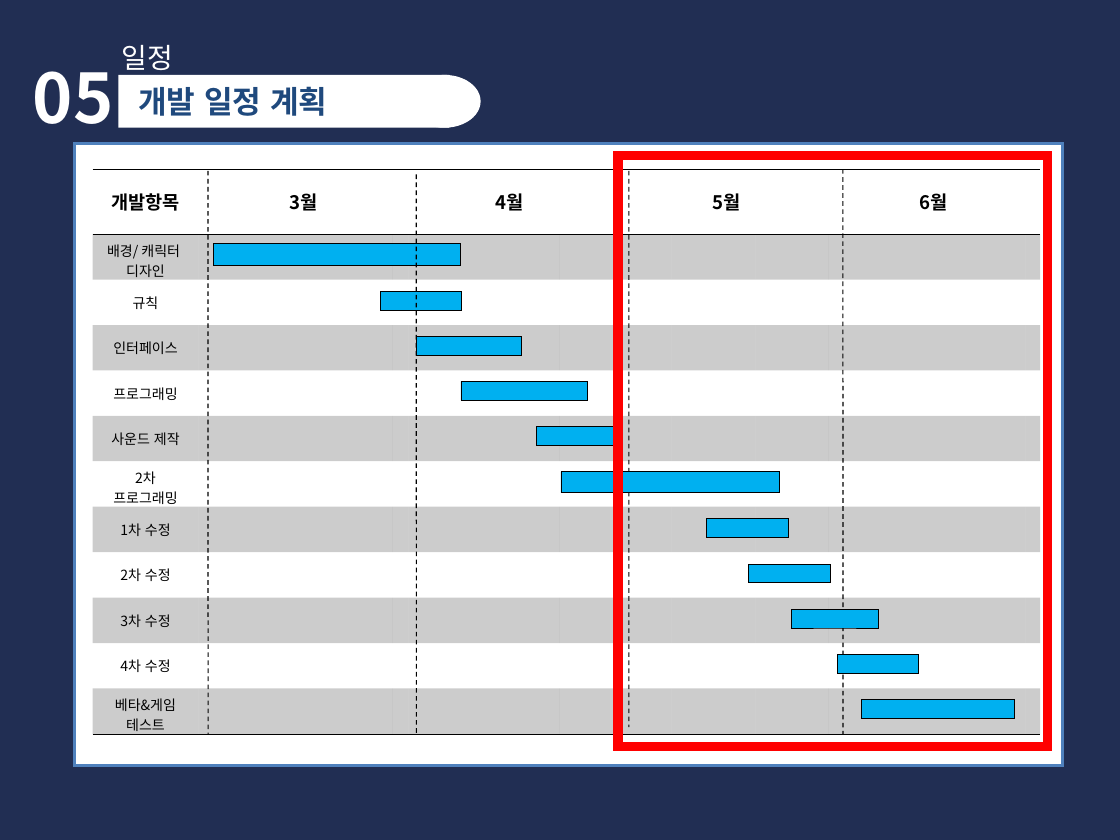
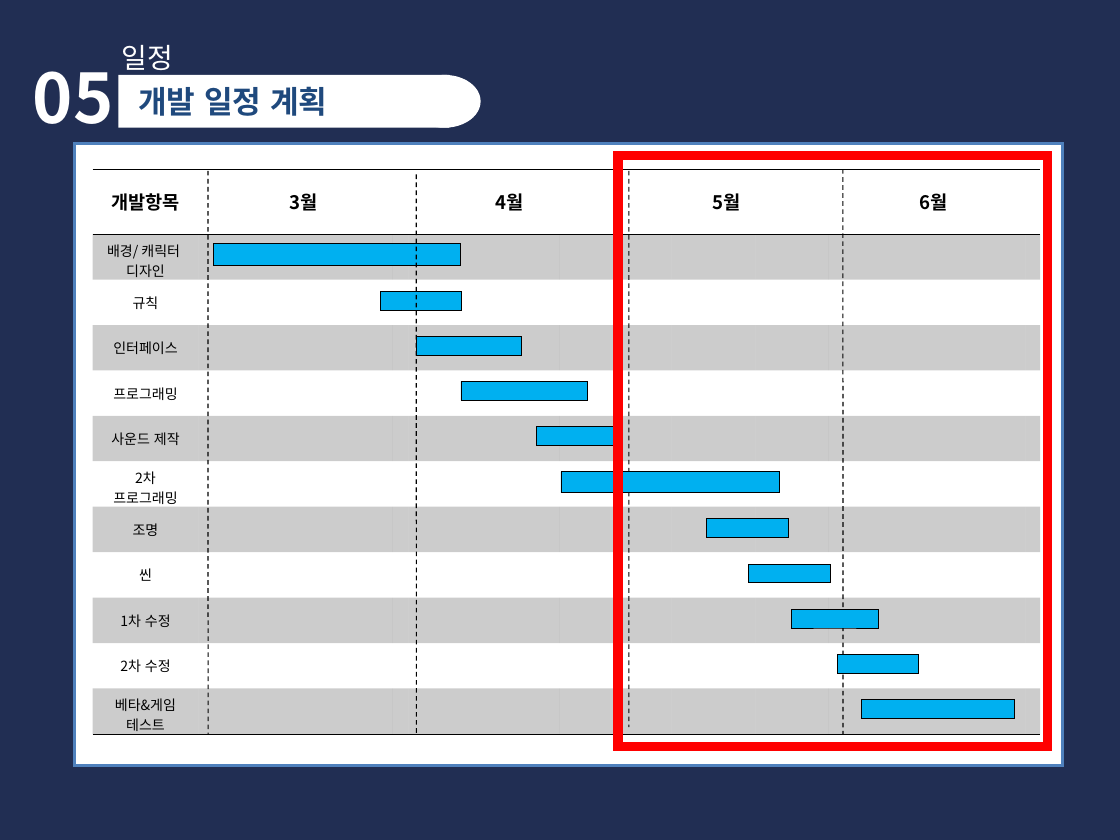
Before and after one commit to yajunseo/commute-run, a slide deck: slide 8 of 게임엔진1_팀프로젝트_중간발표_{12조}.ppt. Drawn at 1120x840 pixels with LibreOffice and Linux fonts; fonts in the diff are those of the drawing. Boxes give left, top, right and bottom in pixels: in the first picture for what was removed or moved away, otherwise in the second. Text is boxed around its words. In the diff, an @@ line names an element or a change of style, - is before the commit and + after.

```diff
--- a/게임엔진1_팀프로젝트_중간발표_{12조}.ppt
+++ b/게임엔진1_팀프로젝트_중간발표_{12조}.ppt
@@ table at [93,169,1039,735] @@
+row 8: 조명 |  |  |  |  |  |  |  | 
+row 9: 씬 |  |  |  |  |  |  |  | 
-row 10: 3차 수정 |  |  |  |  |  |  |  | 
-row 11: 4차 수정 |  |  |  |  |  |  |  | 
```
Also in this commit, not shown: 3 other slides changed.
